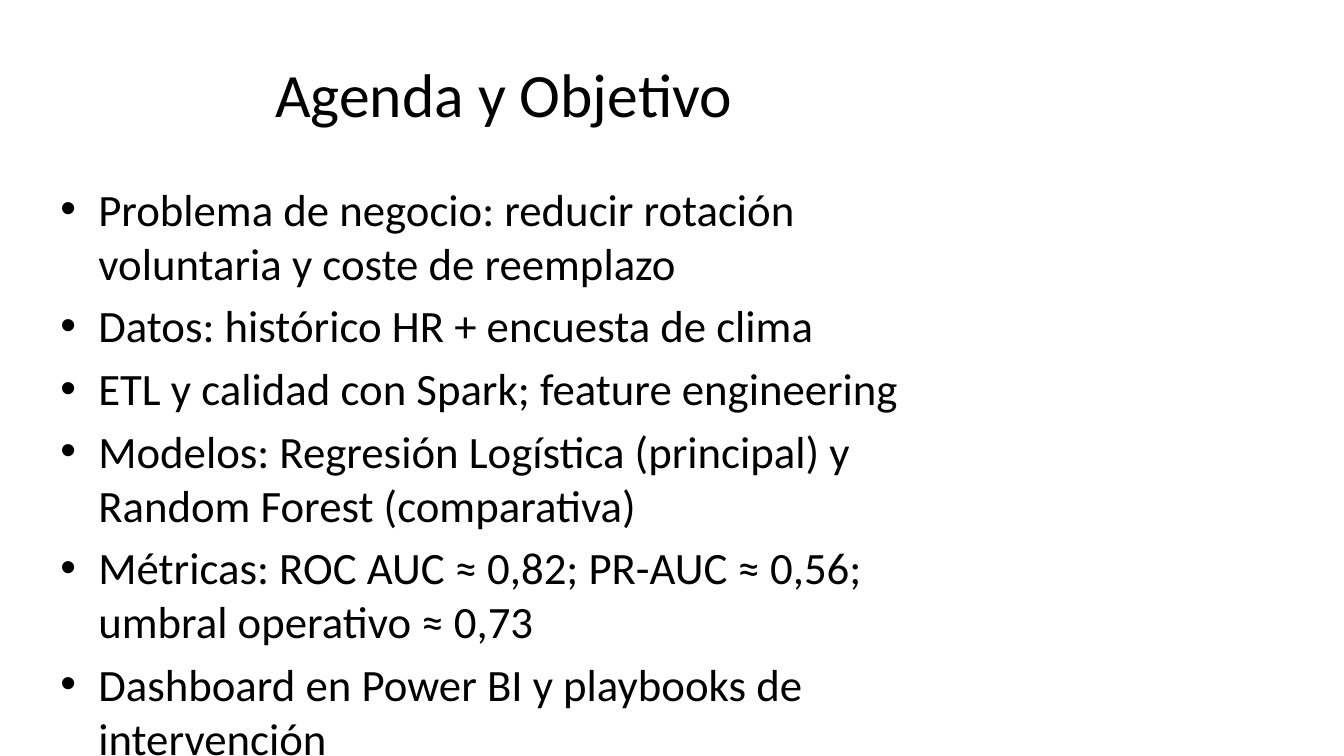
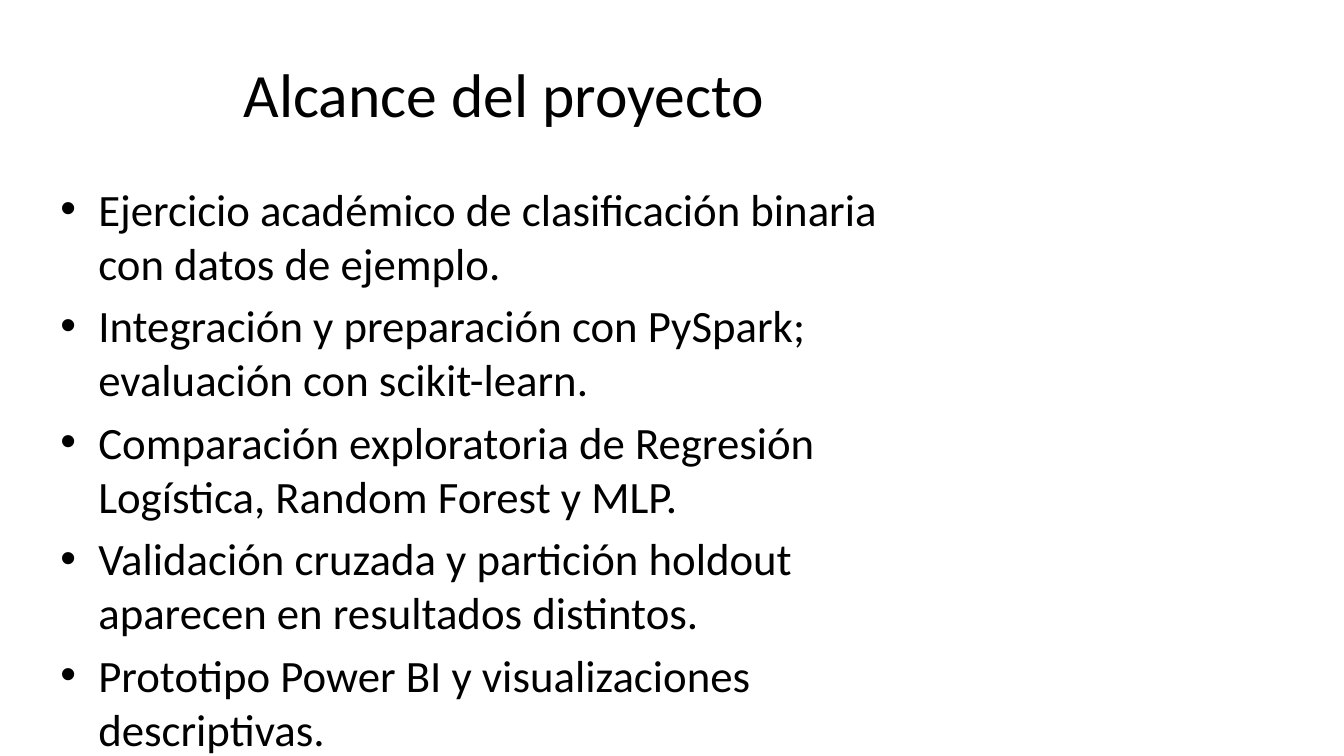
Before and after one commit to gitbeatriz123/Proyecto_Prediccion_Rotacion_Empleados_Beatriz.Velayos, a slide deck: slide 2 of docs/Presentacionfinal_Beatriz_Velayos.pptx. Drawn at 1344x756 pixels with LibreOffice and Linux fonts; fonts in the diff are those of the drawing. Boxes give left, top, right and bottom in pixels: in the first picture for what was removed or moved away, otherwise in the second. Text is boxed around its words. In the diff, an @@ line names an element or a change of style, - is before the commit and + after.

```diff
--- a/docs/Presentacionfinal_Beatriz_Velayos.pptx
+++ b/docs/Presentacionfinal_Beatriz_Velayos.pptx
@@ title at box(244, 74, 763, 127): text changed @@
-Agenda y Objetivo
+Alcance del proyecto
@@ text at box(98, 195, 876, 700): text changed @@
-• Problema de negocio: reducir rotación voluntaria y coste de reemplazo
-• Datos: histórico HR + encuesta de clima
-• ETL y calidad con Spark; feature engineering
-• Modelos: Regresión Logística (principal) y Random Forest (comparativa)
-• Métricas: ROC AUC ≈ 0,82; PR-AUC ≈ 0,56; umbral operativo ≈ 0,73
-• Dashboard en Power BI y playbooks de intervención
+• Ejercicio académico de clasificación binaria con datos de ejemplo.
+• Integración y preparación con PySpark; evaluación con scikit-learn.
+• Comparación exploratoria de Regresión Logística, Random Forest y MLP.
+• Validación cruzada y partición holdout aparecen en resultados distintos.
+• Prototipo Power BI y visualizaciones descriptivas.
+• Sin uso operativo ni decisiones sobre empleados.
```
Also in this commit, not shown: 3 other slides changed, 5 slides added, 5 slides removed, 15 other files.
